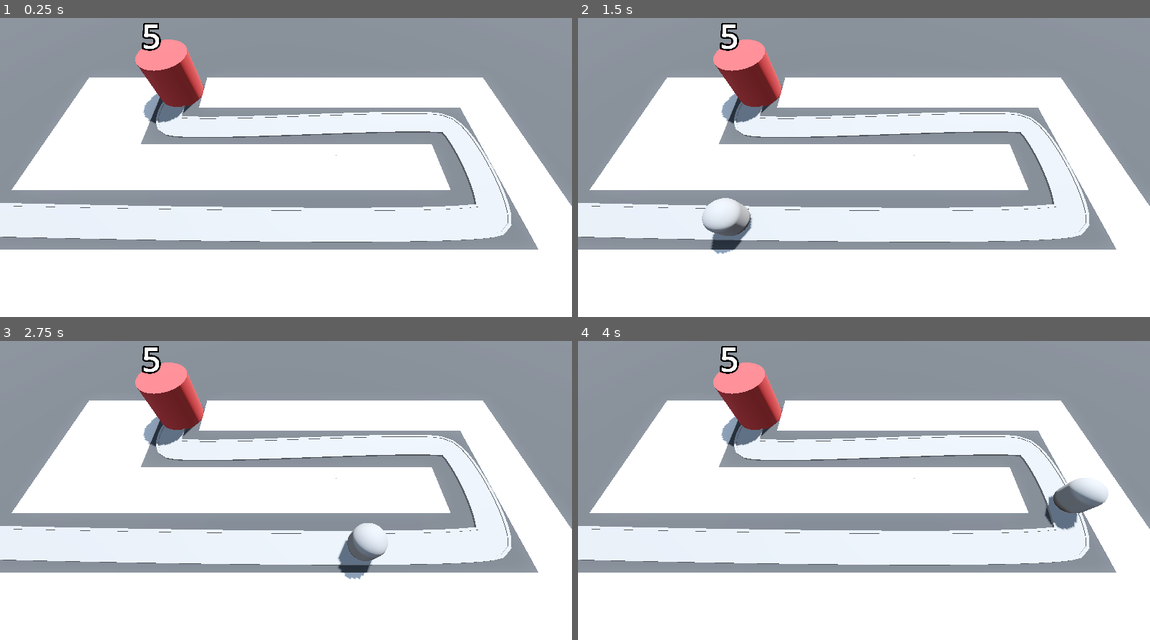
Above: before the commit, frames 1-4 (two rows, left to right).
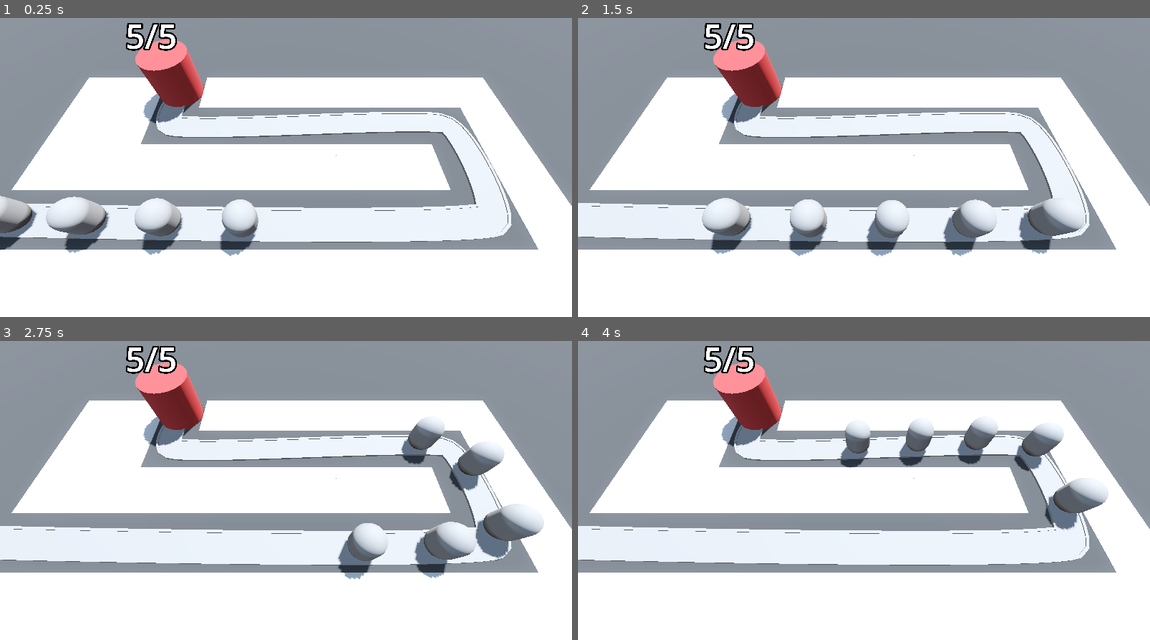
Above: after the commit, the same moments.

Repository: vibrunazo/godot-barbarian
Game: Godot game, scene res://levels/base_level.tscn
Two runs of this game, one before a commit and one after it. Both use one fixed random seed, a clock stepped at 60 frames per second and the inputs below.
Inputs:
- Up to frame 1 (0.25 s): no input
- Up to frame 2 (1.5 s): tap Enter at 0.5 s; hold S (toggle_speed) 0.53-1.28 s; tap S (toggle_speed) at 1.35 s
- Up to frame 3 (2.75 s): hold S (toggle_speed) from 2.03 s (still down)
- Up to frame 4 (4 s): release S (toggle_speed) at 2.78 s; tap S (toggle_speed) at 2.85 s; hold S (toggle_speed) from 3.53 s (still down)

The runs differ from the first frame. In frame 1, 4.0% of the frame differs, in the area x 0-46%, y 1-80%; in frame 2, 4.2%; in frame 3, 4.5%, in the area x 22-96%, y 1-80%; in frame 4, 3.0%.

Commit message:
41. Text, Strings and Colors

Diff:
--- a/base/base.gd
+++ b/base/base.gd
@@ -2,16 +2,27 @@
 extends Node3D
 
 @export var max_health: int = 5
-var health: int = 5
+var health: int = 5:
+	set(new_health):
+		health = new_health
+		health = clampi(health, 0, max_health)
+		if label_3d:
+			label_3d.text = "%s/%s" % [health, max_health]
+			label_3d.modulate = lerp(Color.RED, Color.WHITE, float(health)/float(max_health))
+		if health <= 0: die()
+
+var is_ready: bool = true
 
 @onready var label_3d: Label3D = $Label3D
 
 func _ready() -> void:
 	health = max_health
-	label_3d.text = str(health)
 
 func take_damage() -> void:
 	print('damage dealt to base')
 	health -= 1
-	health = clampi(health, 0, max_health)
-	label_3d.text = str(health)
+
+func die() -> void:
+	if not is_ready: return
+	is_ready = false
+	get_tree().reload_current_scene()
--- a/enemy/enemy.gd
+++ b/enemy/enemy.gd
@@ -4,10 +4,6 @@
 @export var speed: float = 5
 
 @onready var base: Base = get_tree().get_first_node_in_group("base")
-
-# Called when the node enters the scene tree for the first time.
-func _ready() -> void:
-	pass # Replace with function body.
 
 
 # Called every frame. 'delta' is the elapsed time since the previous frame.
--- a/levels/base_level.tscn
+++ b/levels/base_level.tscn
@@ -63,7 +63,7 @@
 path_interval = 0.5
 path_simplify_angle = 0.0
 path_rotation = 2
-path_local = false
+path_local = true
 path_continuous_u = true
 path_u_distance = 1.0
 path_joined = false
@@ -76,7 +76,7 @@
 path_interval = 0.5
 path_simplify_angle = 0.0
 path_rotation = 2
-path_local = false
+path_local = true
 path_continuous_u = true
 path_u_distance = 1.0
 path_joined = false
@@ -89,7 +89,7 @@
 path_interval = 0.5
 path_simplify_angle = 0.0
 path_rotation = 2
-path_local = false
+path_local = true
 path_continuous_u = true
 path_u_distance = 1.0
 path_joined = false
@@ -97,5 +97,21 @@
 [node name="Enemy" parent="Path3D" instance=ExtResource("2_4m0mp")]
 transform = Transform3D(-4.37113e-08, 0, -0.999997, 0, 1, 0, 0.999997, 0, -4.37113e-08, -24, 0, 6)
 
+[node name="Enemy2" parent="Path3D" instance=ExtResource("2_4m0mp")]
+transform = Transform3D(-0.0228831, 0, -0.999735, 0, 1, 0, 0.999735, 0, -0.0228831, -19.0015, 0, 6.12254)
+progress = 5.0
+
+[node name="Enemy3" parent="Path3D" instance=ExtResource("2_4m0mp")]
+transform = Transform3D(-0.0199009, 0, -0.999799, 0, 1, 0, 0.999799, 0, -0.0199009, -14.0027, 0, 6.22958)
+progress = 10.0
+
+[node name="Enemy4" parent="Path3D" instance=ExtResource("2_4m0mp")]
+transform = Transform3D(-0.0164482, 0, -0.999862, 0, 1, 0, 0.999862, 0, -0.0164482, -9.0035, 0, 6.32076)
+progress = 15.0
+
+[node name="Enemy5" parent="Path3D" instance=ExtResource("2_4m0mp")]
+transform = Transform3D(-0.0119493, 0, -0.999925, 0, 1, 0, 0.999925, 0, -0.0119493, -4.004, 0, 6.39235)
+progress = 20.0
+
 [node name="Base" parent="." instance=ExtResource("3_ndtw4")]
 transform = Transform3D(1, 0, 0, 0, 1, 0, 0, 0, 1, -10, 0, -6)
